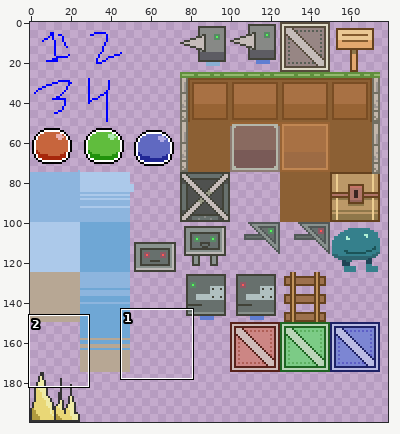
Two states of a sprite sheet, assets/graphics/tilesheet.png. The picture above shows the old version from afar; the outline marks the close-up.
Close-up. Earlier state:
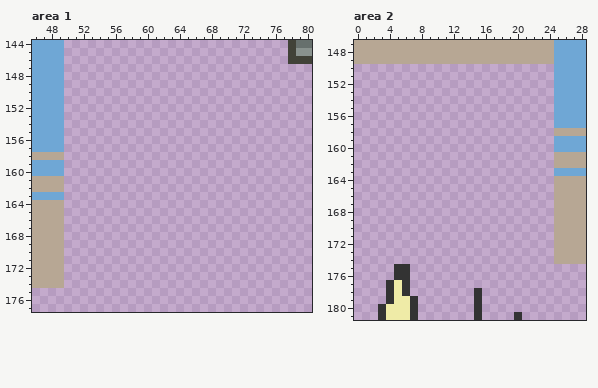
The file is 200x200 pixels. Colours within 5 levels of each other are drawn and written as one. Shown: area 1: x 46..80, y 144..177; area 2: x 0..28, y 147..181. The wide view leaves out empty margins.
After the commit:
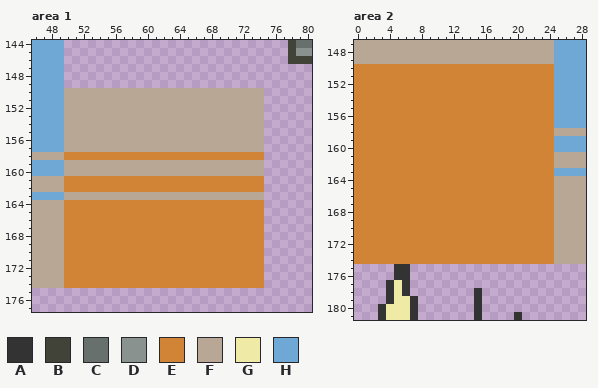
Palette (. is transparent): A #333333  B #414238  C #67706d  D #89928e  E #d18436  F #b7a794  G #efeba7  H #6fa7d5
Changes in this commit:
Area 1:
The edit adds colour E in row 158 at x 50 to 74; in rows 161 to 162 at x 50 to 74; in rows 164 to 174 at x 50 to 74.
The edit adds colour F in rows 150 to 157 at x 50 to 74; in rows 159 to 160 at x 50 to 74; in row 163 at x 50 to 74.
Area 2:
The edit adds colour E in rows 150 to 174 at x 0 to 24.
Where, in picture pixels (left, top, right, bottom), the same in both close-ups:
added: (64, 88, 264, 288)
added: (354, 64, 554, 264)
